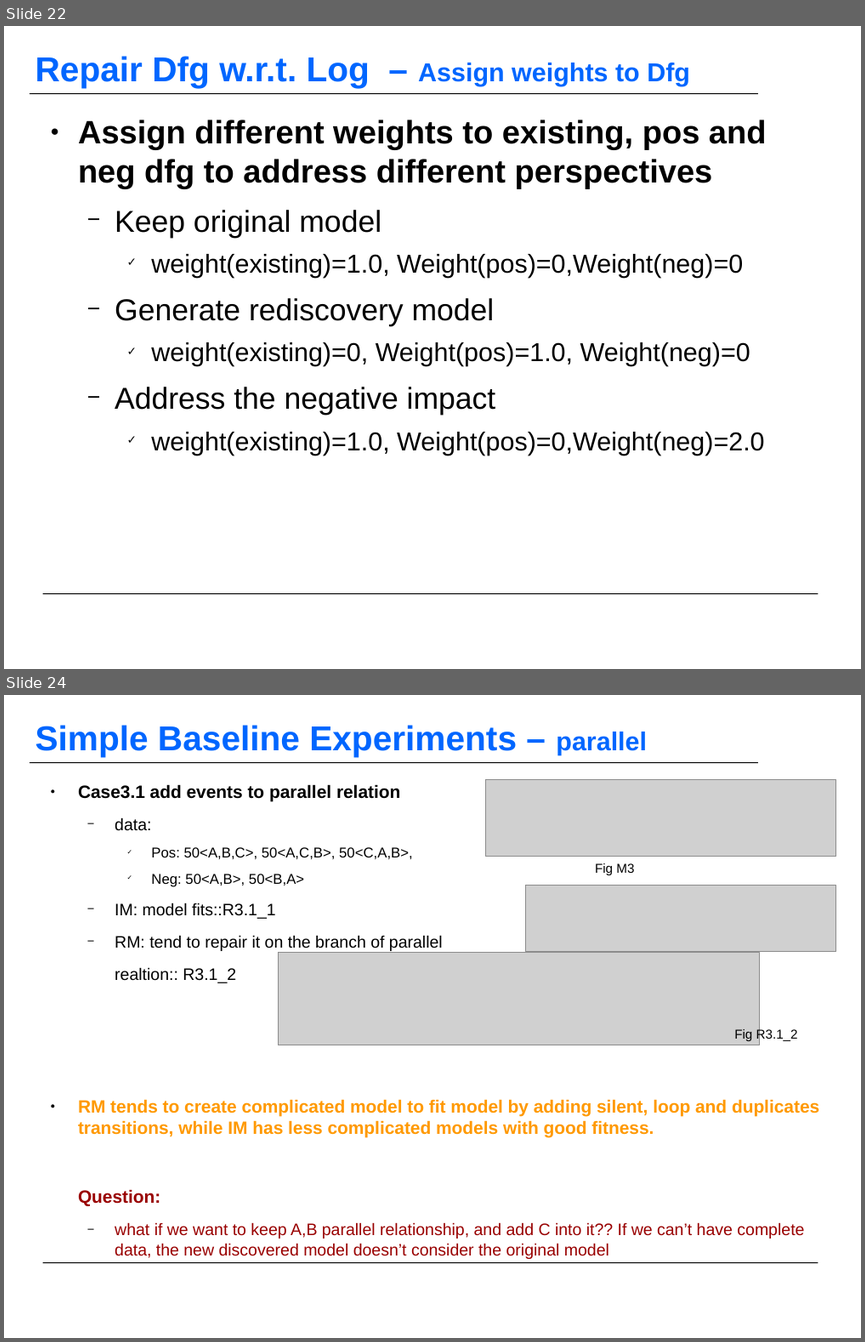
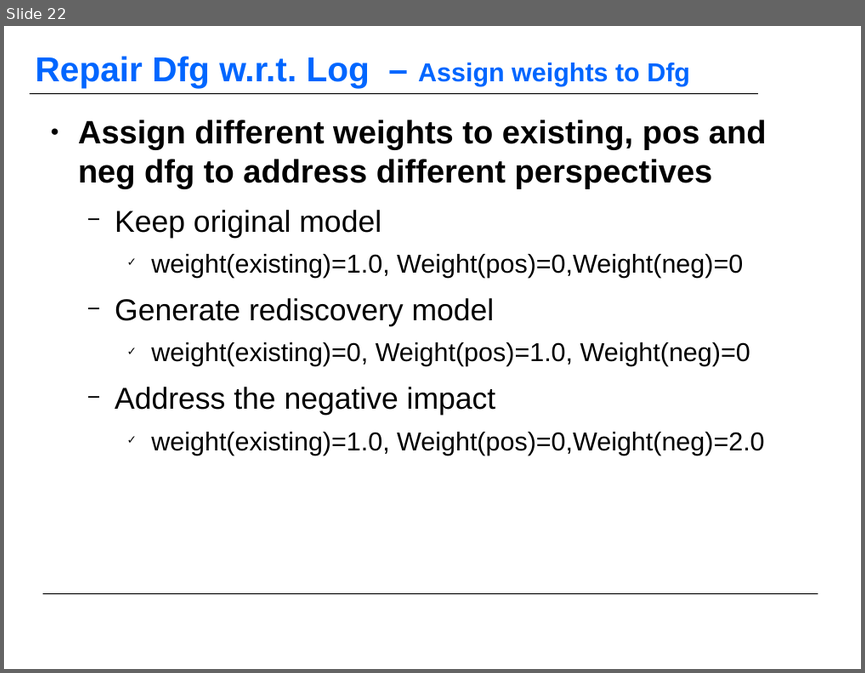
Before and after one commit to KFDing/masterthesis, a slide deck: official_report/MasterThesis_Report_03_Dfg_02.odp. Shown one above the other, each under a label of ours: slides 22 and 24 before the commit, slide 22 after it; the slides between them are not shown. The pictures are 865x1342 and 865x673 pixels, drawn with LibreOffice and Linux fonts; fonts in the diff are those of the drawing; grey boxes stand for pictures; background and template pictures are left out. Boxes give left, top, right and bottom in pixels: in the first picture for what was removed or moved away, otherwise in the second. Text is boxed around its words. In the diff, an @@ line names an element or a change of style, - is before the commit and + after.

```diff
--- a/official_report/MasterThesis_Report_03_Dfg_02.odp
+++ b/official_report/MasterThesis_Report_03_Dfg_02.odp
@@ slide 24 removed at bbox=[4, 695, 861, 1338], background #FFFFFF; not listed: 2 template elements that a slide beside it also shows @@
@@ title removed at bbox=[35, 725, 647, 756] @@
-Simple Baseline Experiments – parallel
@@ text removed at bbox=[78, 784, 819, 1259] @@
-● Case3.1 add events to parallel relation
-  − data:
-    ✓ Pos: 50<A,B,C>, 50<A,C,B>, 50<C,A,B>,
-    ✓ Neg: 50<A,B>, 50<B,A>
-  − IM: model fits::R3.1_1
-  − RM: tend to repair it on the branch of parallel
-  realtion:: R3.1_2
-● RM tends to create complicated model to fit model by adding silent, loop and duplicates transitions, while IM has less complicated models with good fitness.
-Question:
-  − what if we want to keep A,B parallel relationship, and add C into it?? If we can’t have complete data, the new discovered model doesn’t consider the original model
@@ picture removed at bbox=[486, 780, 836, 857] @@
@@ text removed at bbox=[595, 863, 634, 875] @@
-Fig M3
@@ picture removed at bbox=[525, 885, 836, 952] @@
@@ picture removed at bbox=[278, 952, 759, 1045] @@
@@ text removed at bbox=[734, 1027, 798, 1041] @@
-Fig R3.1_1
@@ text removed at bbox=[756, 1027, 798, 1041] @@
-Fig R3.1_2
```
Also in this commit, not shown: 6 slides changed, 4 slides added, 1 other slide removed, 5 other files.
